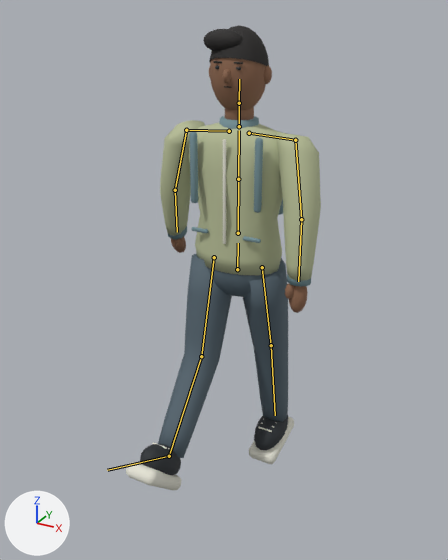
An edit to the glTF model artifacts/visual-review/pedestrians/models/DS_Pedestrian_C.glb, drawn before and after from the same camera.
One viewpoint serves both versions: a camera (50 mm lens) standing at (1.032, -1.988, 1.86) and looking at (-0.014, -0.085, 0.909). Lighting does not change. The marker at lower left points along +X, +Y and +Z. The older version comes first. Both versions are drawn at frame 22 of the action 'Walk'; the numbers are the values there. The bones that change, and the others that lie on the model, are drawn over the model as lines.

In view in the first picture: 'DS_Pedestrian_C_Body'.
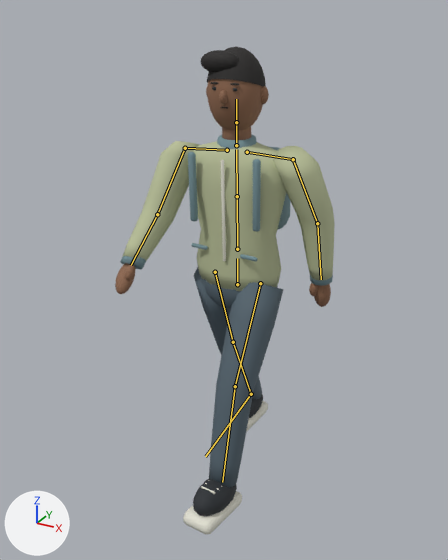
The change in detail:
Bone 'Hips' (bone_hips) moves from (0.0, 0.013, 0.0) to (0.0, -0.052, 0.0).
Bone 'Hips' (bone_hips) turns from (0, 0, 0) to (0, -4, 0) degrees about its own x, y and z.
Bone 'Spine' (bone_spine) turns from (0, 0, 0) to (2, 0, 0) degrees about its own x, y and z.
Bone 'Chest' (bone_chest) turns from (0, 2, 0) to (0, 6, 0) degrees about its own x, y and z.
Bone 'Head' (bone_head) turns from (0, 0, 0) to (-2, -1, 0) degrees about its own x, y and z.
Bone 'UpperArm_L' (bone_upperarm_l) turns from (-12, 0, 0) to (17, 4, 6) degrees about its own x, y and z.
Bone 'Forearm_L' (bone_forearm_l) turns from (7, 0, 0) to (-13, -2, -1) degrees about its own x, y and z.
Bone 'UpperArm_R' (bone_upperarm_r) turns from (12, 0, 0) to (-20, 7, 5) degrees about its own x, y and z.
Bone 'Forearm_R' (bone_forearm_r) turns from (13, 0, 0) to (-19, 3, 2) degrees about its own x, y and z.
Bone 'UpperLeg_L' (bone_upperleg_l) turns from (15, 0, 0) to (-27, 0, 0) degrees about its own x, y and z.
Bone 'LowerLeg_L' (bone_lowerleg_l) turns from (-5, 0, 0) to (14, 0, 0) degrees about its own x, y and z.
Bone 'UpperLeg_R' (bone_upperleg_r) turns from (-15, 0, 0) to (20, 0, 0) degrees about its own x, y and z.
Bone 'LowerLeg_R' (bone_lowerleg_r) turns from (-24, 0, 0) to (5, 0, 0) degrees about its own x, y and z.
Bone 'Foot_R' (bone_foot_r) turns from (-4, 0, 0) to (-25, 0, 0) degrees about its own x, y and z.

Changed parts and their boxes [x1, y1, x2, y2] in the pictures (448 x 560 px):
'DS_Pedestrian_C_Body', posed (13% wider)
    before: [126, 25, 321, 490]
    after: [115, 46, 335, 534]
bone 'Hips', root to tip
    before: (237, 269) to (238, 243)
    after: (237, 284) to (237, 258)
bone 'Spine', root to tip
    before: (238, 233) to (238, 179)
    after: (237, 249) to (237, 196)
bone 'Chest', root to tip
    before: (238, 179) to (239, 130)
    after: (237, 196) to (236, 149)
bone 'Head', root to tip
    before: (239, 103) to (239, 79)
    after: (236, 122) to (236, 99)
bone 'UpperArm_L', root to tip
    before: (295, 140) to (301, 219)
    after: (293, 159) to (317, 223)
bone 'Forearm_L', root to tip
    before: (301, 219) to (298, 281)
    after: (317, 223) to (321, 279)
bone 'UpperArm_R', root to tip
    before: (186, 130) to (175, 190)
    after: (185, 148) to (157, 214)
bone 'Forearm_R', root to tip
    before: (175, 190) to (177, 232)
    after: (157, 214) to (131, 265)
bone 'UpperLeg_L', root to tip
    before: (262, 267) to (271, 345)
    after: (260, 283) to (235, 386)
bone 'LowerLeg_L', root to tip
    before: (271, 345) to (275, 415)
    after: (235, 386) to (222, 482)
bone 'UpperLeg_R', root to tip
    before: (214, 257) to (201, 356)
    after: (215, 272) to (233, 342)
bone 'LowerLeg_R', root to tip
    before: (201, 356) to (169, 456)
    after: (233, 342) to (251, 394)
bone 'Foot_R', root to tip
    before: (169, 456) to (107, 470)
    after: (251, 394) to (205, 456)
